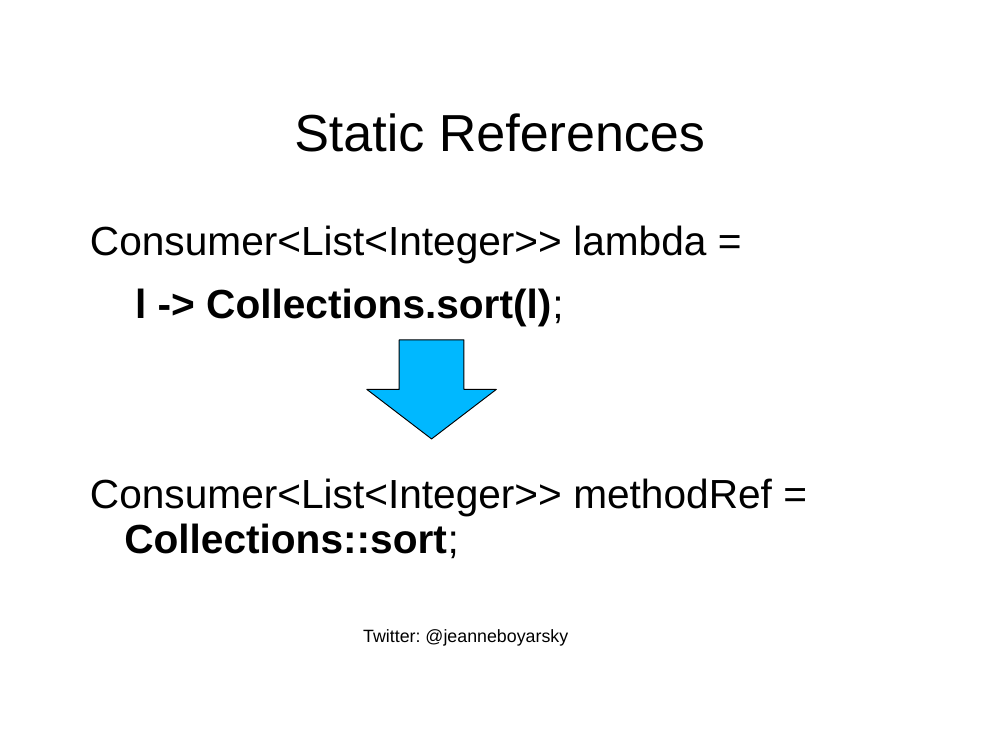
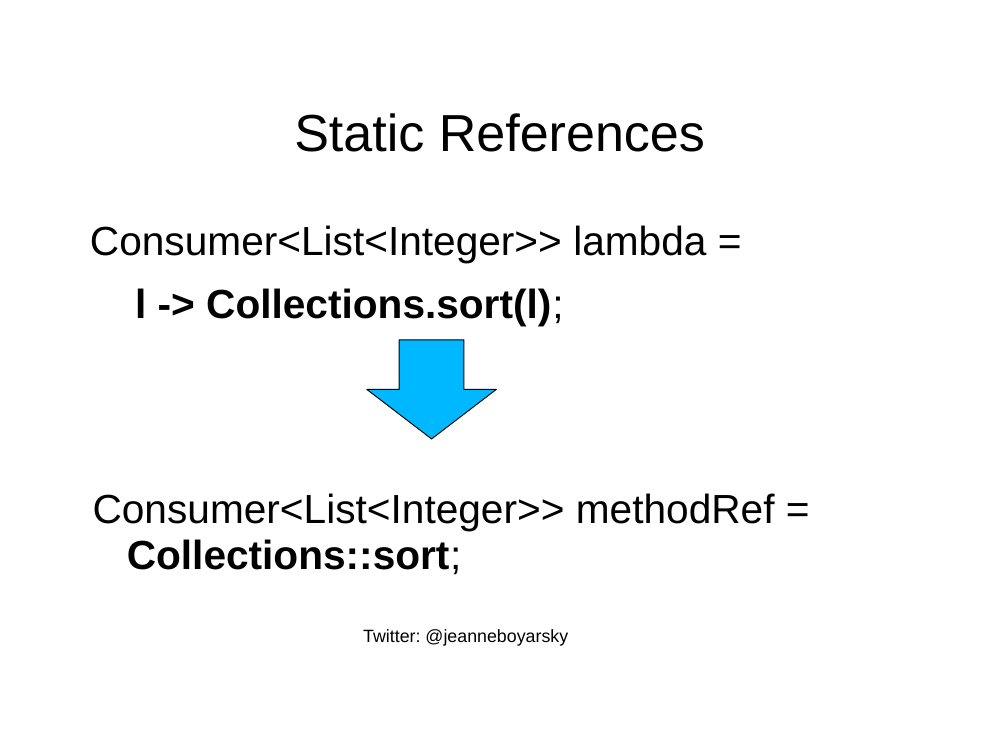
Before and after one commit to boyarsky/java-8-streams-by-puzzles, a slide deck: slide 18 of docs/Slides.ppt. Drawn at 1008x756 pixels with LibreOffice and Linux fonts; fonts in the diff are those of the drawing; background and template pictures are left out. Boxes give left, top, right and bottom in pixels: in the first picture for what was removed or moved away, otherwise in the second. Text is boxed around its words. In the diff, an @@ line names an element or a change of style, - is before the commit and + after.

```diff
--- a/docs/Slides.ppt
+++ b/docs/Slides.ppt
@@ text at (90, 478, 772, 559): paragraph removed @@
-Consumer<List<Integer>> methodRef = Collections::sort;
@@ text added at (93, 493, 775, 575), 32 pt, text #000000 @@
+Consumer<List<Integer>> methodRef = Collections::sort;
```
Also in this commit, not shown: 7 other slides changed.
